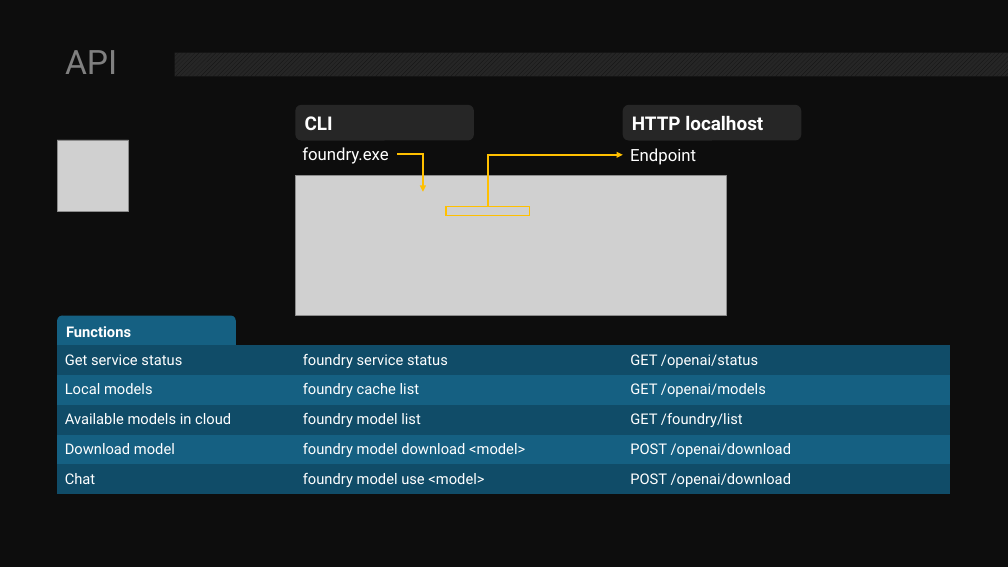
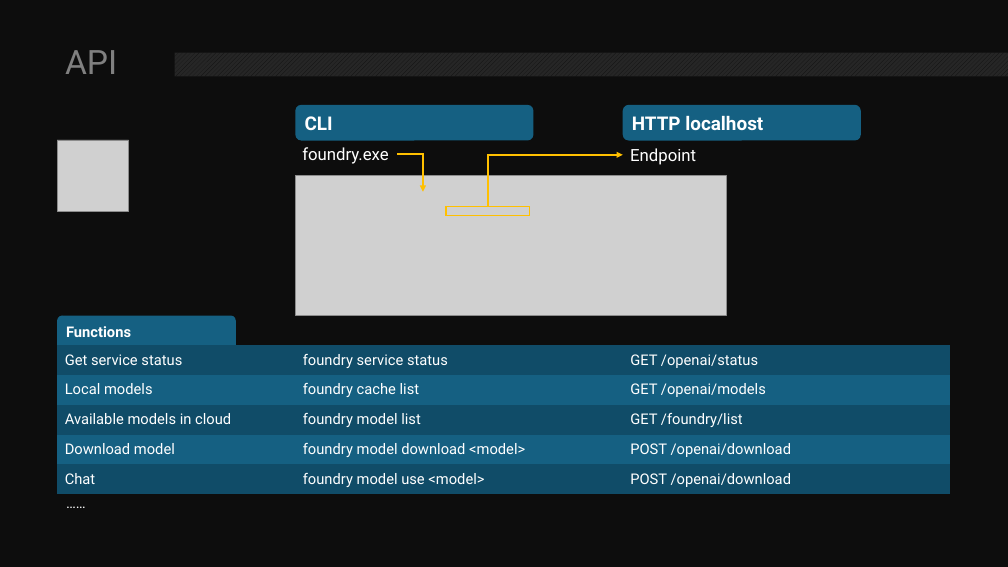
Before and after one commit to littuoMuXin/sth, a slide deck: slide 7 of articles/2025/foundry-local-preview/FoundryLocal251018.pptx. Drawn at 1008x567 pixels with LibreOffice and Linux fonts; fonts in the diff are those of the drawing; grey boxes stand for pictures; background and template pictures are left out. Boxes give left, top, right and bottom in pixels: in the first picture for what was removed or moved away, otherwise in the second. Text is boxed around its words. In the diff, an @@ line names an element or a change of style, - is before the commit and + after.

Commit message:
Update the article Foundry Local.

```diff
--- a/articles/2025/foundry-local-preview/FoundryLocal251018.pptx
+++ b/articles/2025/foundry-local-preview/FoundryLocal251018.pptx
@@ rounded rectangle "CLI": place and size @@
-rounded rectangle "CLI" at bbox=[296, 105, 474, 141]
+rounded rectangle "CLI" at bbox=[296, 105, 534, 141]
@@ rounded rectangle "CLI" at bbox=[296, 105, 534, 141]: fill #262626 to #156082 @@
@@ rounded rectangle "HTTP localhost" at bbox=[623, 105, 861, 141]: fill #262626 to #156082 @@
@@ rounded rectangle "HTTP localhost": place and size @@
-rounded rectangle "HTTP localhost" at bbox=[623, 105, 802, 141]
+rounded rectangle "HTTP localhost" at bbox=[623, 105, 861, 141]
@@ text added at bbox=[57, 495, 98, 513], 14 pt, text #FFFFFF @@
+……
```
Also in this commit, not shown: 2 other slides changed, 5 other files.
